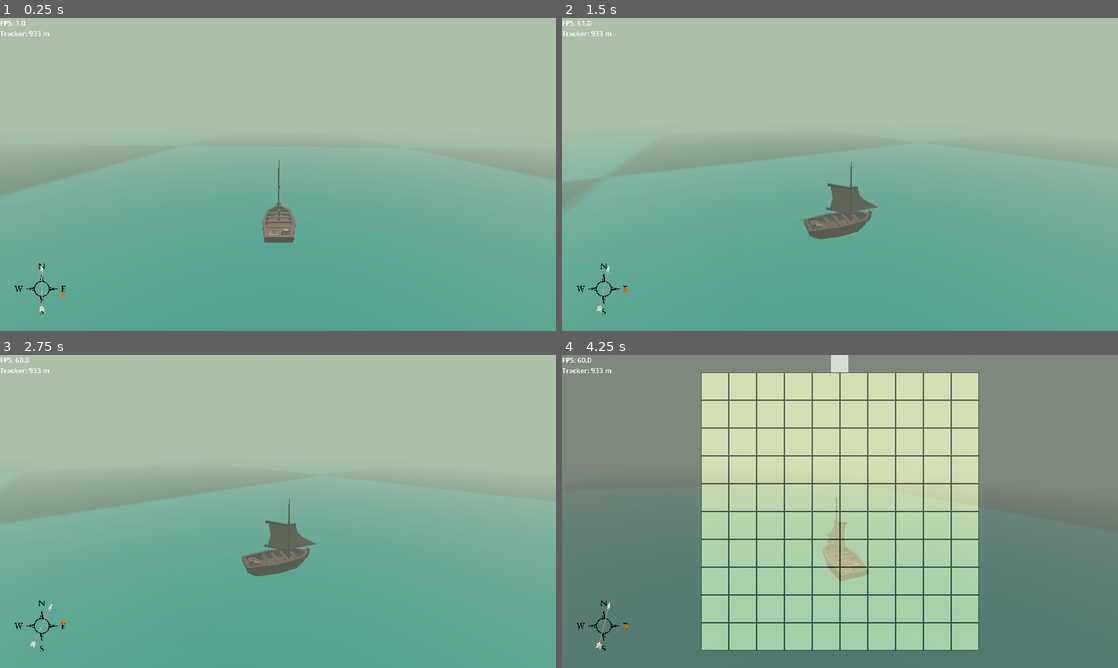
Above: before the commit, frames 1-4 (two rows, left to right).
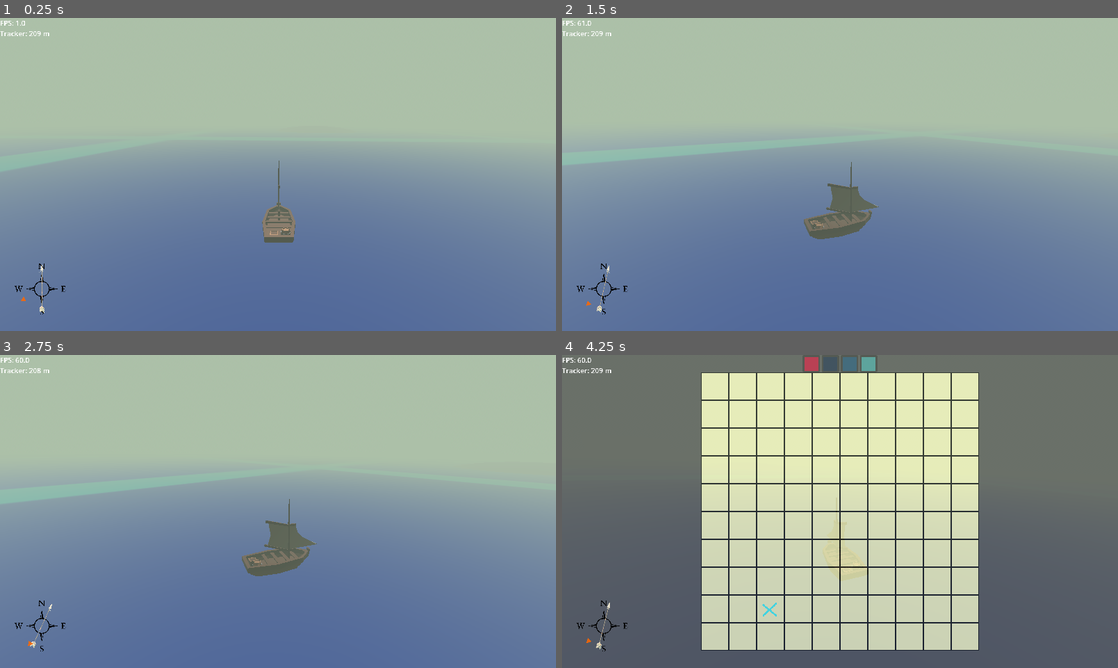
Above: after the commit, the same moments.

Repository: ManekineCode/boat-game
Game: Godot game, scene res://scenes/main.tscn
Same seed, same stepped clock (60 frames per second), same inputs: the game is played once before the commit and once after it.
Inputs (mouse positions are in pixels of both pictures, inside the frame that each line leads up to):
- Up to frame 1 (0.25 s): no input
- Up to frame 2 (1.5 s): tap Enter at 0.5 s; move the mouse to (962, 158) at 0.52 s; hold D (move_right) 0.53-1.28 s; hold Q (camera_rotate_left) 0.53-1.28 s; click (962, 158) at 0.67 s; move the mouse to (728, 190) at 1.27 s; hold S (move_back) from 1.28 s (still down); tap E (camera_rotate_right) at 1.35 s; click (728, 190) at 1.42 s
- Up to frame 3 (2.75 s): move the mouse to (333, 442) at 2.02 s; release S (move_back) at 2.03 s; hold D (move_right) from 2.03 s (still down); hold Middle mouse button (middle_mouse_button) from 2.03 s (still down); click (333, 442) at 2.17 s
- Up to frame 4 (4.25 s): move the mouse to (812, 574) at 2.77 s; release D (move_right) at 2.78 s; release Middle mouse button (middle_mouse_button) at 2.78 s; hold W (move_forward) 2.78-3.53 s; tap Q (camera_rotate_left) at 2.85 s; click (812, 574) at 2.92 s; tap Tab (camera_reset) at 3.5 s; move the mouse to (1006, 558) at 3.52 s; hold A (move_left) from 3.53 s (still down); hold E (camera_rotate_right) from 3.53 s (still down); click (1006, 558) at 3.67 s; tap M (map_toggle) at 4.15 s

The runs differ from the first frame. In frame 1, 52% of the frame differs, in the area x 0-100%, y 4-100%; in frame 2, 53%; in frame 3, 54%; in frame 4, 74%, in the area x 0-100%, y 0-100%.

Commit message:
Map can be drawn on now
-

Diff:
--- a/boat-game---map-drawing/scenes/main.tscn
+++ b/boat-game---map-drawing/scenes/main.tscn
@@ -2,7 +2,7 @@
 
 [ext_resource type="PackedScene" uid="uid://bsoumupsgnf8o" path="res://scenes/player/player.tscn" id="1_o5qli"]
 [ext_resource type="Script" uid="uid://crtneyg0es032" path="res://scripts/main.gd" id="1_sugp2"]
-[ext_resource type="Texture2D" uid="uid://bqfo4kmih8ees" path="res://assets/prototype assets/sea texture.jpg" id="2_0wfyh"]
+[ext_resource type="Texture2D" uid="uid://du78ecqntyr8r" path="res://assets/prototype assets/water.png" id="3_85g3d"]
 [ext_resource type="PackedScene" uid="uid://cevftq16j0lm5" path="res://scenes/prototype scenes/island_1.tscn" id="4_jyhfs"]
 [ext_resource type="PackedScene" uid="uid://tqw4547v2ima" path="res://scenes/ui.tscn" id="5_tbgi4"]
 [ext_resource type="PackedScene" uid="uid://bmagmavuqp4nb" path="res://scenes/prototype scenes/stone_arch_1.tscn" id="6_tefeu"]
@@ -43,11 +43,11 @@
 radius = 39.696777
 
 [sub_resource type="PlaneMesh" id="PlaneMesh_sugp2"]
-size = Vector2(2000, 2000)
+size = Vector2(1000, 1000)
 
 [sub_resource type="StandardMaterial3D" id="StandardMaterial3D_0wfyh"]
 albedo_color = Color(0.07450981, 1, 1, 1)
-albedo_texture = ExtResource("2_0wfyh")
+albedo_texture = ExtResource("3_85g3d")
 
 [sub_resource type="CylinderMesh" id="CylinderMesh_tipki"]
 
@@ -65,7 +65,7 @@
 light_volumetric_fog_energy = 0.0
 
 [node name="Boat" parent="." unique_id=1628260193 instance=ExtResource("1_o5qli")]
-transform = Transform3D(1, 0, 0, 0, 1, 0, 0, 0, 1, 278.46774, 0.63317657, -258.0959)
+transform = Transform3D(1, 0, 0, 0, 1, 0, 0, 0, 1, -92.19104, 0.63317657, 348.8712)
 
 [node name="Island" type="MeshInstance3D" parent="." unique_id=1913684511]
 transform = Transform3D(1, 0, 0, 0, 1, 0, 0, 0, 1, -90.66068, -6, -268.352)
@@ -81,12 +81,12 @@
 shape = SubResource("CylinderShape3D_0wfyh")
 
 [node name="Island2" type="MeshInstance3D" parent="." unique_id=1445676570]
-transform = Transform3D(0.6, 0, 0, 0, 0.6, 0, 0, 0, 0.6, 93.92913, -3.8698273, 0)
+transform = Transform3D(0.6, 0, 0, 0, 0.6, 0, 0, 0, 0.6, -74.301094, -3.8698273, 255.85086)
 mesh = SubResource("SphereMesh_tbgi4")
 surface_material_override/0 = SubResource("StandardMaterial3D_tefeu")
 
 [node name="Island3" type="MeshInstance3D" parent="." unique_id=1150916443]
-transform = Transform3D(0.8, 0, 0, 0, 0.8, 0, 0, 0, 0.8, -206.83684, -6, -144.22397)
+transform = Transform3D(0.8, 0, 0, 0, 0.8, 0, 0, 0, 0.8, 278.34668, -6, 254.36514)
 mesh = SubResource("SphereMesh_tbgi4")
 surface_material_override/0 = SubResource("StandardMaterial3D_tefeu")
 
@@ -97,7 +97,7 @@
 shape = SubResource("CylinderShape3D_jyhfs")
 
 [node name="Island4" type="MeshInstance3D" parent="." unique_id=2123640510]
-transform = Transform3D(0.7, 0, 0, 0, 0.7, 0, 0, 0, 0.7, 84.186035, -3.4842033, -132.43414)
+transform = Transform3D(0.7, 0, 0, 0, 0.7, 0, 0, 0, 0.7, -271.51895, -3.4842033, 154.10669)
 mesh = SubResource("SphereMesh_tbgi4")
 surface_material_override/0 = SubResource("StandardMaterial3D_tefeu")
 
@@ -118,11 +118,11 @@
 transform = Transform3D(1, 0, 0, 0, 1, 0, 0, 0, 1, -109.04125, 0, 0)
 
 [node name="TrackerTest" type="Marker3D" parent="." unique_id=1051645750]
-transform = Transform3D(1, 0, 0, 0, 1, 0, 0, 0, 1, 1173.9929, 0, 4.0688043)
+transform = Transform3D(1, 0, 0, 0, 1, 0, 0, 0, 1, -272.82443, 0, 454.27393)
 script = ExtResource("8_tipki")
 
 [node name="MeshInstance3D" type="MeshInstance3D" parent="TrackerTest" unique_id=2003250892]
-transform = Transform3D(2.3911834, 0, 0, 0, 9.529926, 0, 0, 0, 2.3911834, 0, 10.398415, 0)
+transform = Transform3D(1, 0, 0, 0, 5, 0, 0, 0, 1, 0, 0, 0)
 mesh = SubResource("CylinderMesh_tipki")
 surface_material_override/0 = SubResource("StandardMaterial3D_85g3d")
 
--- a/boat-game---map-drawing/scenes/map/map.tscn
+++ b/boat-game---map-drawing/scenes/map/map.tscn
@@ -3,9 +3,15 @@
 [ext_resource type="Script" uid="uid://j06ipq67kqd" path="res://scripts/map/map.gd" id="1_a2pkv"]
 [ext_resource type="Texture2D" uid="uid://c16uuhlxc513g" path="res://assets/prototype assets/map_grid_10_10.png" id="1_tqkkf"]
 [ext_resource type="PackedScene" uid="uid://ditn6yn8opsej" path="res://scenes/map/map_camera_manager.tscn" id="2_tqkkf"]
+[ext_resource type="Script" uid="uid://dfb4046h3oabs" path="res://scripts/map/map_drawing_component.gd" id="4_ph54e"]
+[ext_resource type="Texture2D" uid="uid://b8as1bwsiy1h6" path="res://assets/prototype assets/color-picker_1.png" id="4_sqgf4"]
+[ext_resource type="Script" uid="uid://knc4cfx60sm4" path="res://scripts/map/map_color_picker.gd" id="4_vvrx0"]
+[ext_resource type="Texture2D" uid="uid://brwis64i1x7xx" path="res://assets/prototype assets/color-picker_2.png" id="5_vvrx0"]
+[ext_resource type="Texture2D" uid="uid://c3fadnti7n408" path="res://assets/prototype assets/color-picker_3.png" id="6_f17u5"]
+[ext_resource type="Texture2D" uid="uid://c6uy01sgnrb7d" path="res://assets/prototype assets/color-picker_4.png" id="7_b56te"]
 
 [node name="Map" type="Control" unique_id=2036920108]
-modulate = Color(1, 1, 1, 0.47843137)
+modulate = Color(1, 1, 1, 0.69411767)
 layout_mode = 3
 anchors_preset = 15
 anchor_right = 1.0
@@ -38,6 +44,17 @@
 grow_vertical = 2
 color = Color(1, 1, 0.75686276, 1)
 
+[node name="Line2D" type="Line2D" parent="SubViewportContainer/SubViewport/MapBackground" unique_id=1523079901]
+points = PackedVector2Array(143, 560, 174, 531)
+width = 4.0
+default_color = Color(0.22352941, 1, 1, 1)
+
+[node name="Line2D2" type="Line2D" parent="SubViewportContainer/SubViewport/MapBackground" unique_id=702991476]
+position = Vector2(-7, -5)
+points = PackedVector2Array(149, 539, 181, 565)
+width = 4.0
+default_color = Color(0.22352941, 1, 1, 1)
+
 [node name="MapGrid" type="TextureRect" parent="SubViewportContainer/SubViewport" unique_id=2074607814]
 anchors_preset = 8
 anchor_left = 0.5
@@ -57,12 +74,39 @@
 
 [node name="CanvasLayer" type="CanvasLayer" parent="SubViewportContainer/SubViewport" unique_id=2032584965]
 
-[node name="ColorRect" type="ColorRect" parent="SubViewportContainer/SubViewport/CanvasLayer" unique_id=1077443618]
+[node name="MapColorPicker" type="GridContainer" parent="SubViewportContainer/SubViewport/CanvasLayer" unique_id=1769630882]
 anchors_preset = 5
 anchor_left = 0.5
 anchor_right = 0.5
-offset_left = -20.0
-offset_right = 20.0
+offset_left = -86.0
+offset_right = 86.0
 offset_bottom = 40.0
 grow_horizontal = 2
-size_flags_vertical = 0
+columns = 4
+script = ExtResource("4_vvrx0")
+
+[node name="Button" type="Button" parent="SubViewportContainer/SubViewport/CanvasLayer/MapColorPicker" unique_id=1944129671]
+layout_mode = 2
+icon = ExtResource("4_sqgf4")
+
+[node name="Button2" type="Button" parent="SubViewportContainer/SubViewport/CanvasLayer/MapColorPicker" unique_id=165235487]
+layout_mode = 2
+icon = ExtResource("5_vvrx0")
+
+[node name="Button3" type="Button" parent="SubViewportContainer/SubViewport/CanvasLayer/MapColorPicker" unique_id=1896291130]
+layout_mode = 2
+icon = ExtResource("6_f17u5")
+
+[node name="Button4" type="Button" parent="SubViewportContainer/SubViewport/CanvasLayer/MapColorPicker" unique_id=1047462773]
+layout_mode = 2
+icon = ExtResource("7_b56te")
+
+[node name="MapDrawingComponent" type="Node2D" parent="SubViewportContainer/SubViewport" unique_id=1278648407]
+script = ExtResource("4_ph54e")
+
+[node name="Line2D" type="Line2D" parent="SubViewportContainer/SubViewport/MapDrawingComponent" unique_id=1923487601]
+
+[connection signal="pressed" from="SubViewportContainer/SubViewport/CanvasLayer/MapColorPicker/Button" to="SubViewportContainer/SubViewport/CanvasLayer/MapColorPicker" method="_on_button_pressed"]
+[connection signal="pressed" from="SubViewportContainer/SubViewport/CanvasLayer/MapColorPicker/Button2" to="SubViewportContainer/SubViewport/CanvasLayer/MapColorPicker" method="_on_button_2_pressed"]
+[connection signal="pressed" from="SubViewportContainer/SubViewport/CanvasLayer/MapColorPicker/Button3" to="SubViewportContainer/SubViewport/CanvasLayer/MapColorPicker" method="_on_button_3_pressed"]
+[connection signal="pressed" from="SubViewportContainer/SubViewport/CanvasLayer/MapColorPicker/Button4" to="SubViewportContainer/SubViewport/CanvasLayer/MapColorPicker" method="_on_button_4_pressed"]
--- a/boat-game---map-drawing/scripts/autoloads/navigator.gd
+++ b/boat-game---map-drawing/scripts/autoloads/navigator.gd
@@ -4,3 +4,9 @@
 var player_position : Vector3
 var tracker_position : Vector3
 var tracker_axis_rotation : float
+
+#region Map and Map drawing
+
+var map_drawing_color : Color = Color(0.075, 0.141, 0.251, 1.0)
+
+#endregion
--- a/boat-game---map-drawing/scripts/map/map.gd
+++ b/boat-game---map-drawing/scripts/map/map.gd
@@ -4,7 +4,7 @@
 	visible = false
 
 func _input(event: InputEvent) -> void:
-	if Input.is_action_pressed("map_toggle") and visible == false:
+	if Input.is_action_just_pressed("map_toggle") and visible == false:
 		visible = true
-	elif Input.is_action_pressed("map_toggle") and visible == true:
+	elif Input.is_action_just_pressed("map_toggle") and visible == true:
 		visible = false
--- a/boat-game---map-drawing/scripts/map/map_camera_manager.gd
+++ b/boat-game---map-drawing/scripts/map/map_camera_manager.gd
@@ -3,24 +3,22 @@
 var is_panning = false
 
 func _input(event: InputEvent) -> void:
+	# Mouse panning on middle mouse btn being pressed
 	if event is InputEventMouseMotion and is_panning:
 		global_position += event.relative
 
-	#if event is InputEventMouseButton:
-		#if event.button_index == MOUSE_BUTTON_MIDDLE:
-			#is_panning = true
-		#else:
-			#is_panning = false
 	if Input.is_action_pressed("middle_mouse_button"):
 		is_panning = true
 	elif Input.is_action_just_released("middle_mouse_button"):
 		is_panning = false
 
+	# map zooming
 	if event is InputEventMouseButton:
 		if event.button_index == MOUSE_BUTTON_WHEEL_UP:
 			$MapCamera.zoom += Vector2(0.02, 0.02)
 		if event.button_index == MOUSE_BUTTON_WHEEL_DOWN and $MapCamera.zoom != Vector2(1.0, 1.0):
 			$MapCamera.zoom -= Vector2(0.02, 0.02)
 
+	# reset map pan and zoom on pressing map button
 	if Input.is_action_just_pressed("map_toggle"):
 		$MapCamera.zoom = Vector2.ONE
--- /dev/null
+++ b/boat-game---map-drawing/scripts/map/map_color_picker.gd
@@ -0,0 +1,17 @@
+extends GridContainer
+
+
+func _on_button_pressed() -> void:
+	Navigator.map_drawing_color = Color(0.749, 0.035, 0.184, 1.0)
+
+
+func _on_button_2_pressed() -> void:
+	Navigator.map_drawing_color = Color(0.075, 0.141, 0.251, 1.0)
+
+
+func _on_button_3_pressed() -> void:
+	Navigator.map_drawing_color = Color(0.086, 0.278, 0.416, 1.0)
+
+
+func _on_button_4_pressed() -> void:
+	Navigator.map_drawing_color = Color(0.231, 0.592, 0.592, 1.0)
--- /dev/null
+++ b/boat-game---map-drawing/scripts/map/map_drawing_component.gd
@@ -0,0 +1,36 @@
+extends Node2D
+@onready var _lines: Node2D = $Line2D
+var _drawing: bool = false
+var _erasing: bool = false
+var _current_line: Line2D = null
+
+const ERASE_RADIUS = 10.0
+
+func _input(event: InputEvent) -> void:
+	if event is InputEventMouseButton:
+		if event.button_index == MOUSE_BUTTON_LEFT:
+			_drawing = event.pressed
+			if _drawing:
+				_current_line = Line2D.new()
+				_current_line.default_color = Navigator.map_drawing_color
+				_current_line.width = 2
+				_lines.add_child(_current_line)
+				_current_line.add_point(get_local_mouse_position())
+
+		elif event.button_index == MOUSE_BUTTON_RIGHT:
+			_erasing = event.pressed
+			if _erasing:
+				erase_line(get_local_mouse_position())
+
+	elif event is InputEventMouseMotion:
+		if _drawing:
+			_current_line.add_point(get_local_mouse_position())
+		elif _erasing:
+			erase_line(get_local_mouse_position())
+
+func erase_line(mouse_pos: Vector2) -> void:
+	for line in _lines.get_children():
+		for point in line.points:
+			if point.distance_to(mouse_pos) < ERASE_RADIUS:
+				line.queue_free()
+				return
--- a/boat-game---map-drawing/scripts/player/player.gd
+++ b/boat-game---map-drawing/scripts/player/player.gd
@@ -1,4 +1,6 @@
 extends CharacterBody3D
+
+
 
 # Boat settings
 var max_speed = 15
Binary file added: boat-game---map-drawing/assets/prototype assets/color-picker_1.png
Not shown, added: boat-game---map-drawing/assets/prototype assets/color-picker_1.png.import
Binary file added: boat-game---map-drawing/assets/prototype assets/color-picker_2.png
Not shown, added: boat-game---map-drawing/assets/prototype assets/color-picker_2.png.import
Binary file added: boat-game---map-drawing/assets/prototype assets/color-picker_3.png
Not shown, added: boat-game---map-drawing/assets/prototype assets/color-picker_3.png.import
Binary file added: boat-game---map-drawing/assets/prototype assets/color-picker_4.png
Not shown, added: boat-game---map-drawing/assets/prototype assets/color-picker_4.png.import
Binary file added: boat-game---map-drawing/assets/prototype assets/water.png
Not shown, added: boat-game---map-drawing/assets/prototype assets/water.png.import
Not shown, added: boat-game---map-drawing/scripts/map/map_color_picker.gd.uid
Not shown, added: boat-game---map-drawing/scripts/map/map_drawing_component.gd.uid
(and 2 more such lines)
